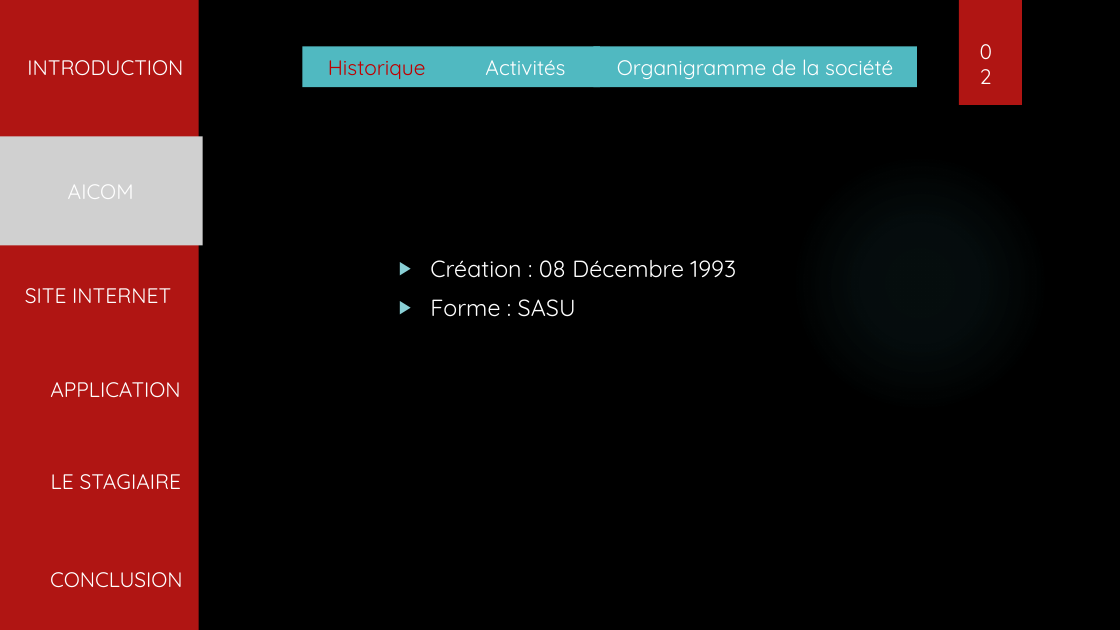
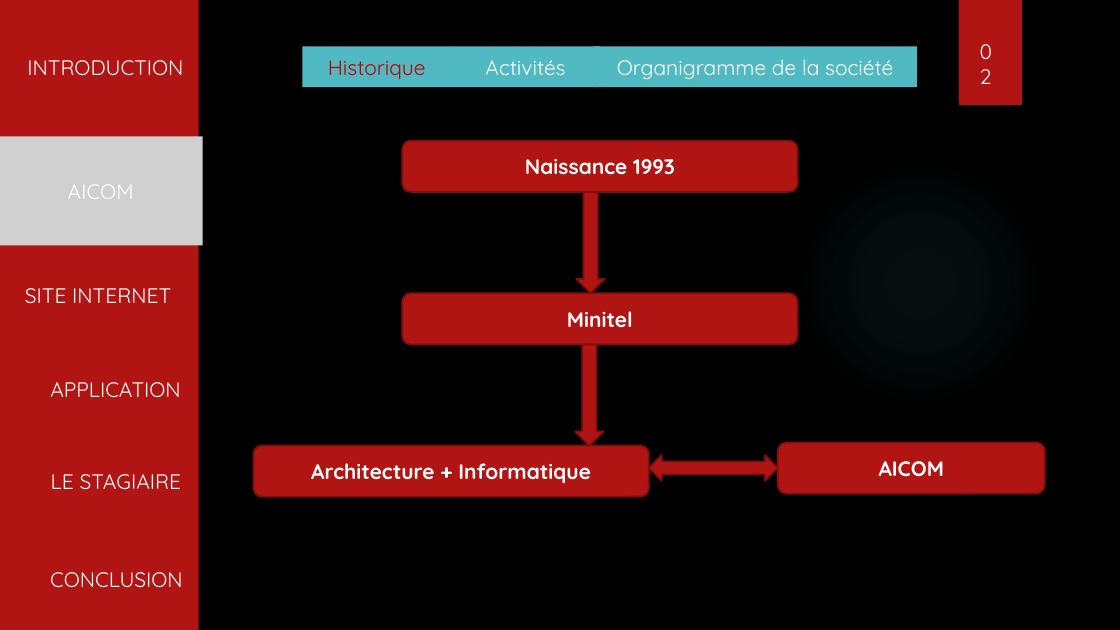
Before and after one commit to tochyvn/ma_banque_document, a slide deck: slide 3 of Aviaco france.pptx. Drawn at 1120x630 pixels with LibreOffice and Linux fonts; fonts in the diff are those of the drawing; grey boxes stand for pictures; background and template pictures are left out. Boxes give left, top, right and bottom in pixels: in the first picture for what was removed or moved away, otherwise in the second. Text is boxed around its words. In the diff, an @@ line names an element or a change of style, - is before the commit and + after.

```diff
--- a/Aviaco france.pptx
+++ b/Aviaco france.pptx
@@ rounded rectangle added at bbox=[402, 140, 798, 192], fill #B01513, outline #82100E 1.5 pt, 18 pt, text #FFFFFF, bold @@
+Naissance 1993
@@ down arrow added at bbox=[576, 192, 605, 293], fill #B01513, outline #82100E 1.5 pt @@
@@ text removed at bbox=[430, 260, 736, 317] @@
-▶ Création : 08 Décembre 1993
-▶ Forme : SASU
@@ rounded rectangle added at bbox=[402, 293, 798, 344], fill #B01513, outline #82100E 1.5 pt, 18 pt, text #FFFFFF, bold @@
+Minitel
@@ down arrow added at bbox=[576, 344, 604, 446], fill #B01513, outline #82100E 1.5 pt @@
@@ rounded rectangle added at bbox=[254, 445, 649, 497], fill #B01513, outline #82100E 1.5 pt, 18 pt, text #FFFFFF, bold @@
+Architecture + Informatique
@@ rounded rectangle added at bbox=[778, 443, 1045, 494], fill #B01513, outline #82100E 1.5 pt, 18 pt, text #FFFFFF, bold @@
+AICOM
@@ left right arrow added at bbox=[649, 455, 778, 481], fill #B01513, outline #82100E 1.5 pt @@
```
Also in this commit, not shown: 4 other slides changed.
